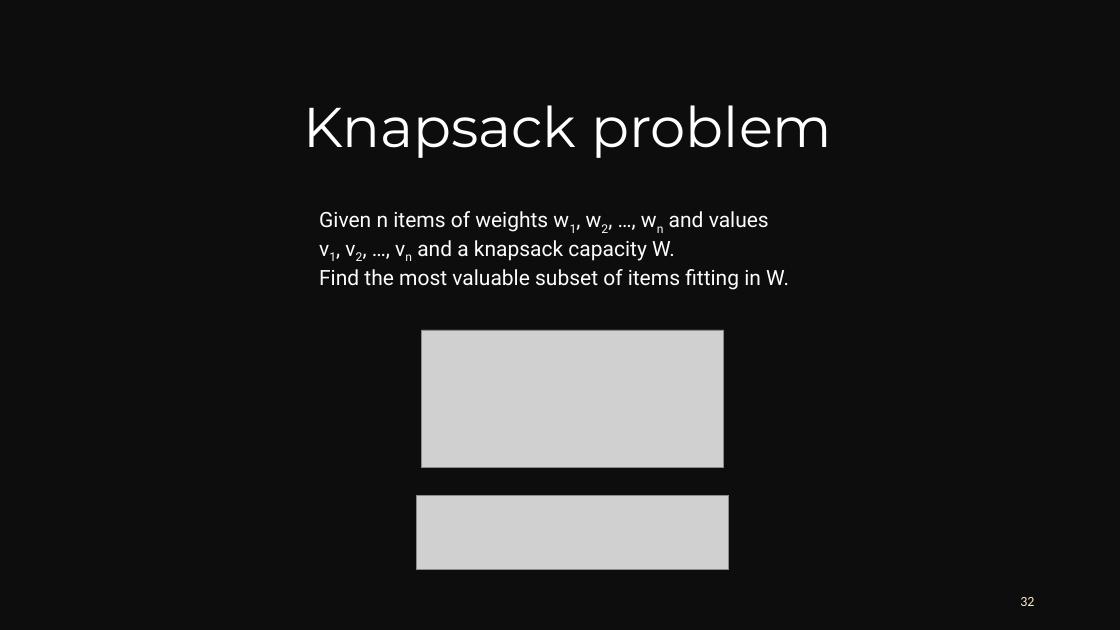
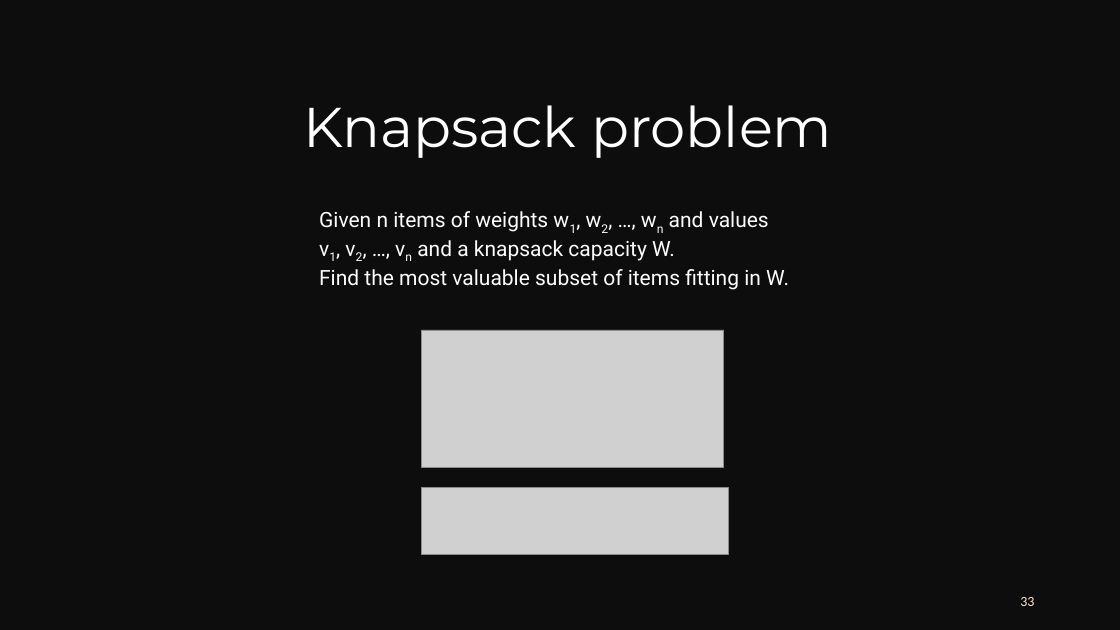
Before and after one commit to Darklul03/CS112, a slide deck: slide 33 of Seminar/Branch.pptx (slide 32 before the commit). Drawn at 1120x630 pixels with LibreOffice and Linux fonts; fonts in the diff are those of the drawing; grey boxes stand for pictures. Boxes give left, top, right and bottom in pixels: in the first picture for what was removed or moved away, otherwise in the second. Text is boxed around its words. In the diff, an @@ line names an element or a change of style, - is before the commit and + after.

```diff
--- a/Seminar/Branch.pptx
+++ b/Seminar/Branch.pptx
@@ picture: place and size @@
-picture at bbox=[417, 495, 729, 570]
+picture at bbox=[422, 488, 728, 555]
@@ page number at bbox=[1020, 597, 1034, 606]: text changed @@
-32
+33
```
Also in this commit, not shown: 2 other slides changed, 1 slide added.
